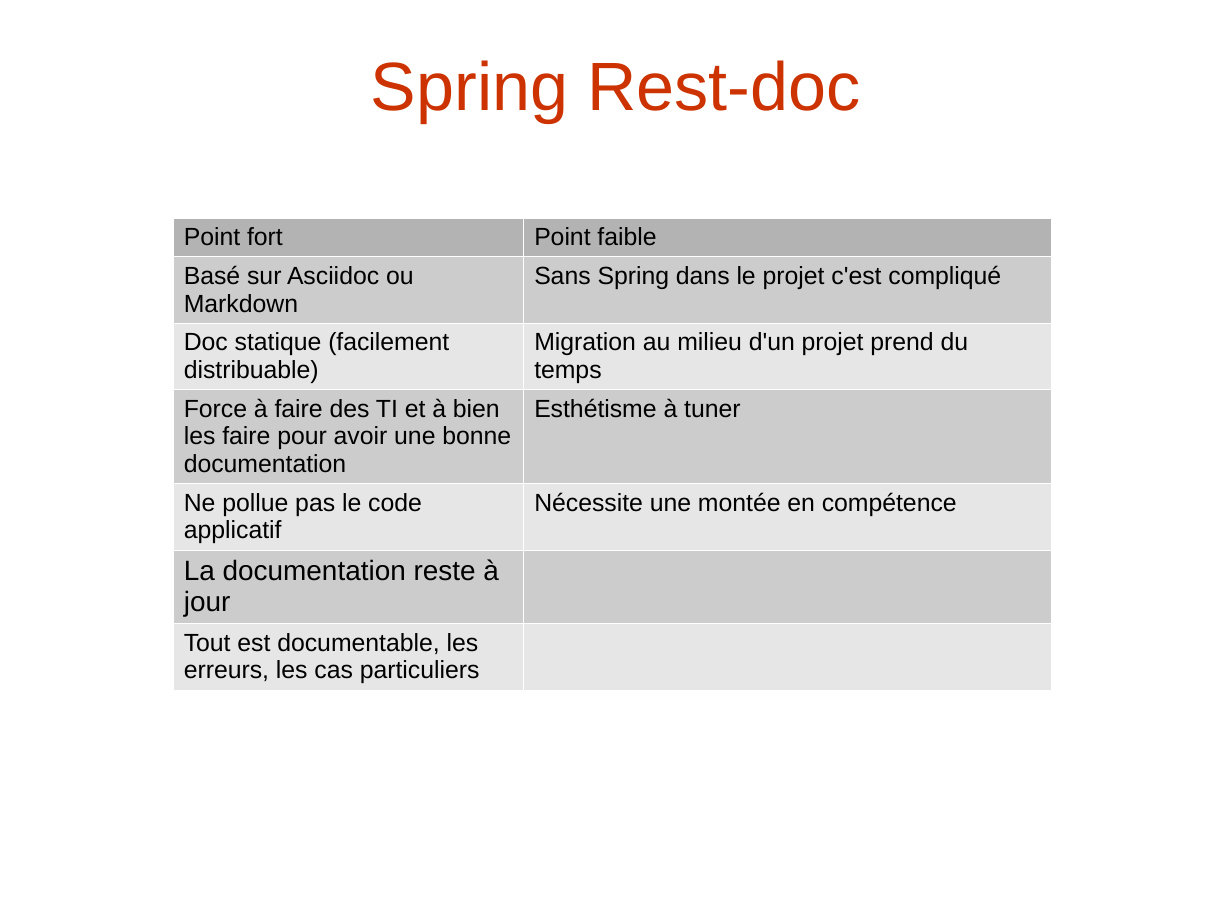
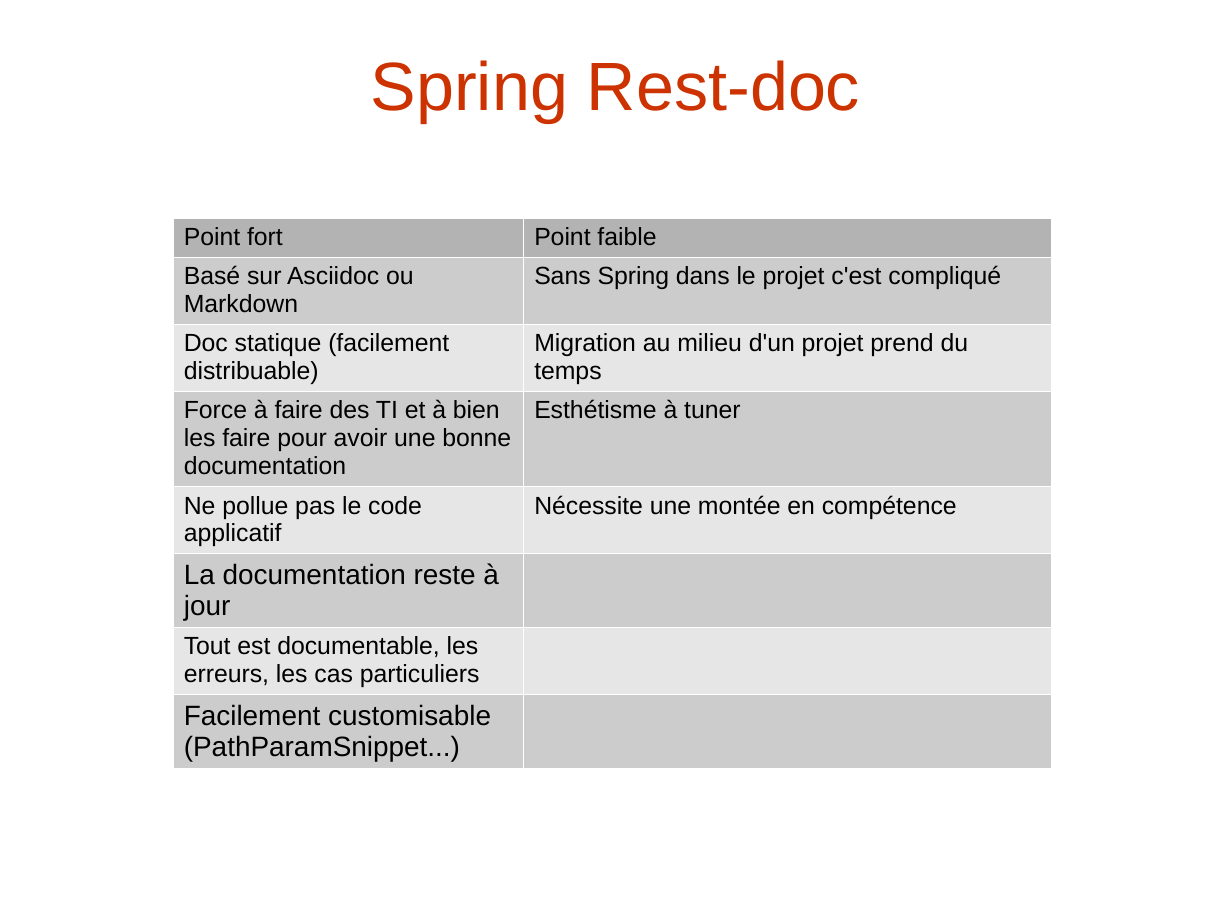
Before and after one commit to RDecreuse/btl-marketplace, a slide deck: slide 12 of src/main/resources/prez.pptx (slide 11 before the commit). Drawn at 1232x924 pixels with LibreOffice and Linux fonts; fonts in the diff are those of the drawing. Boxes give left, top, right and bottom in pixels: in the first picture for what was removed or moved away, otherwise in the second. Text is boxed around its words. In the diff, an @@ line names an element or a change of style, - is before the commit and + after.

```diff
--- a/src/main/resources/prez.pptx
+++ b/src/main/resources/prez.pptx
@@ table at (173,218,1052,765) @@
+row 8: Facilement customisable (PathParamSnippet...) | 
```
Also in this commit, not shown: 2 other slides changed, 2 slides added, 8 other files.
